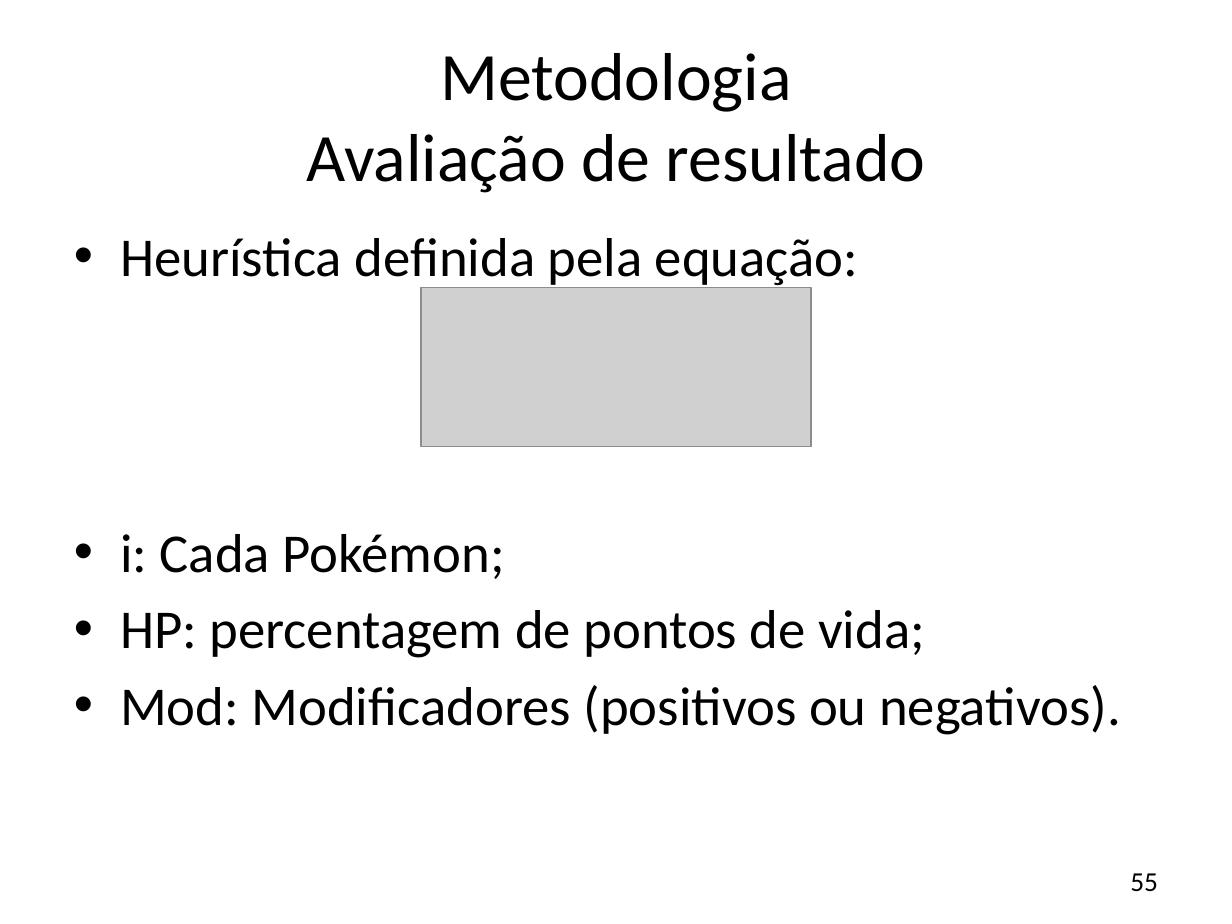
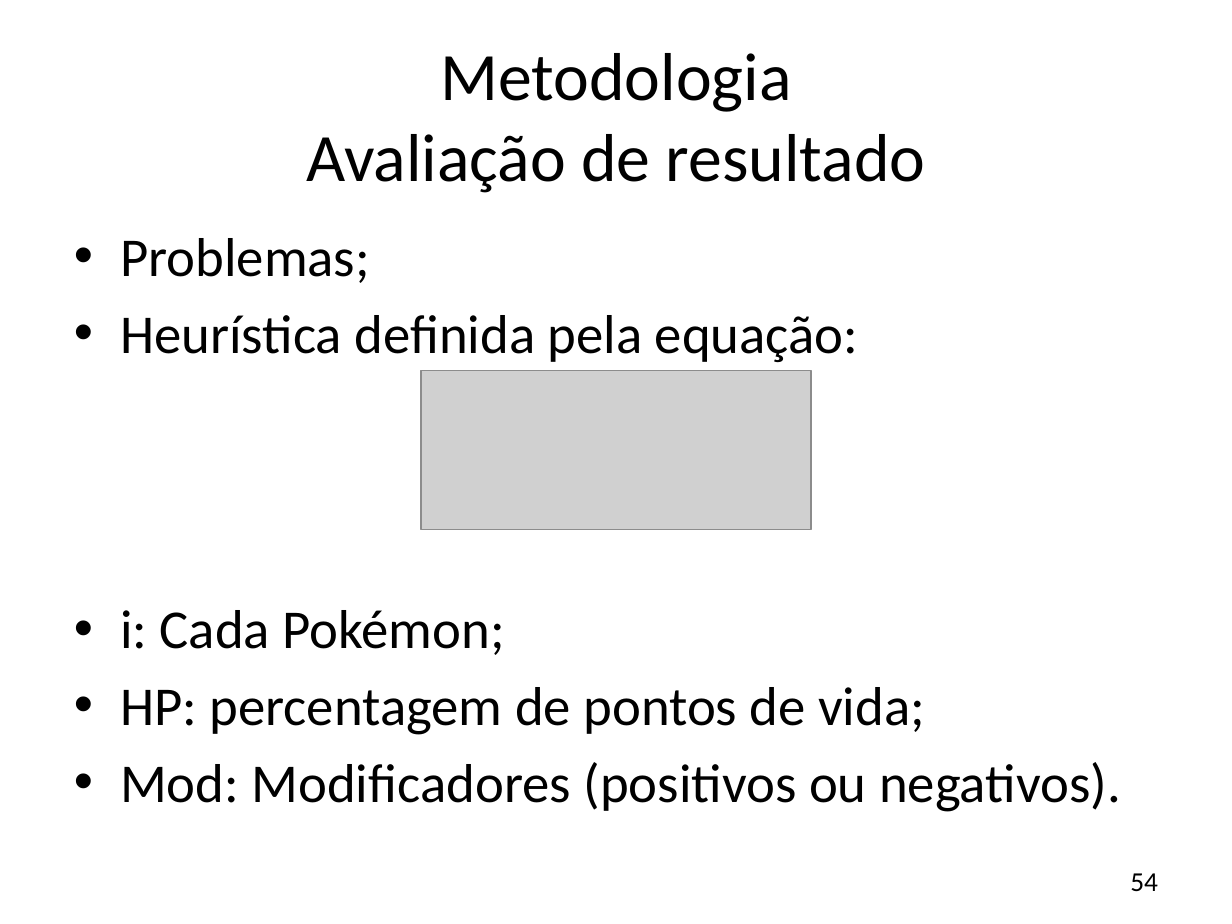
Before and after one commit to JonathanOhara/dissertacao, a slide deck: slide 54 of Apresentação Qualificação.pptx (slide 55 before the commit). Drawn at 1232x924 pixels with LibreOffice and Linux fonts; fonts in the diff are those of the drawing; grey boxes stand for pictures; background and template pictures are left out. Boxes give left, top, right and bottom in pixels: in the first picture for what was removed or moved away, otherwise in the second. Text is boxed around its words. In the diff, an @@ line names an element or a change of style, - is before the commit and + after.

```diff
--- a/Apresentação Qualificação.pptx
+++ b/Apresentação Qualificação.pptx
@@ text at [120, 238, 370, 283]: paragraph added @@
+• Problemas;
@@ picture: place and size @@
-picture at [421, 287, 812, 446]
+picture at [421, 371, 812, 530]
@@ page number at [1130, 873, 1158, 892]: text changed @@
-55
+54
```
Also in this commit, not shown: 8 other slides changed, 1 slide removed.
